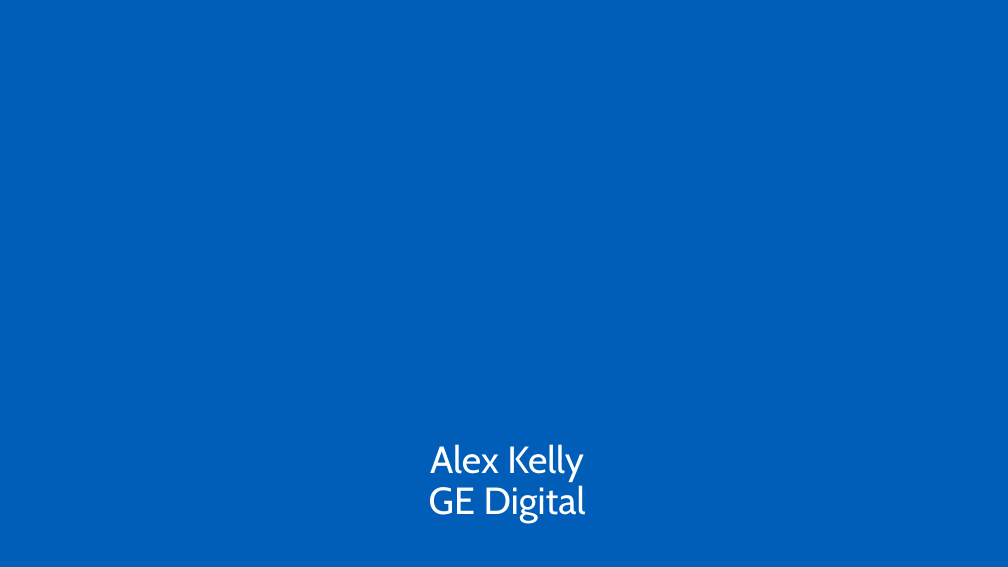
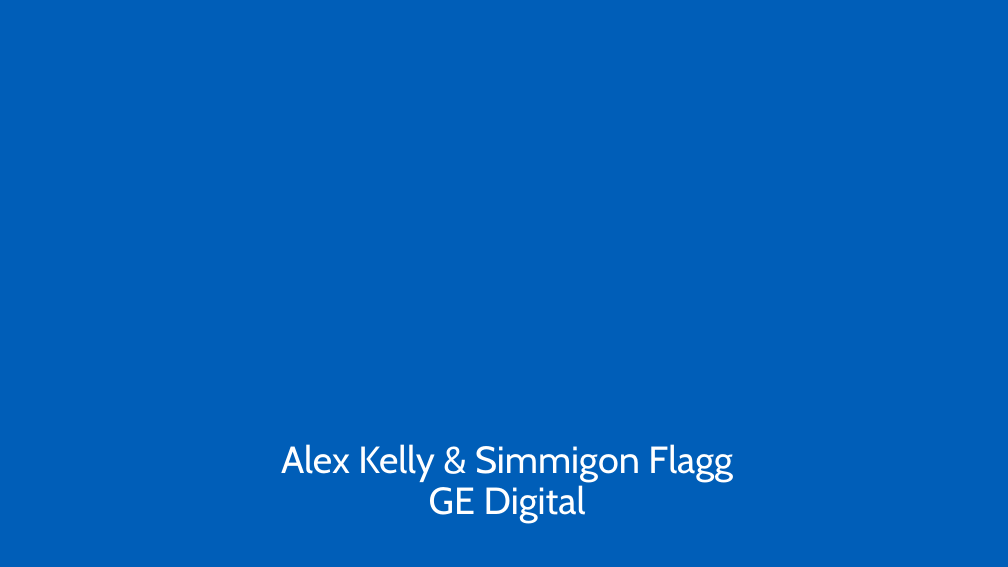
Before and after one commit to pilotdeveloper/iot_lab, a slide deck: slide 1 of lab-guide.pptx. Drawn at 1008x567 pixels with LibreOffice and Linux fonts; fonts in the diff are those of the drawing; background and template pictures are left out. Boxes give left, top, right and bottom in pixels: in the first picture for what was removed or moved away, otherwise in the second. Text is boxed around its words. In the diff, an @@ line names an element or a change of style, - is before the commit and + after.

```diff
--- a/lab-guide.pptx
+++ b/lab-guide.pptx
@@ title at box(281, 444, 732, 523): text changed @@
-Alex Kelly
-GE Digital
+Alex Kelly & Simmigon Flagg
+GE Digital
```
Also in this commit, not shown: 3 slides added, 1 other file.
